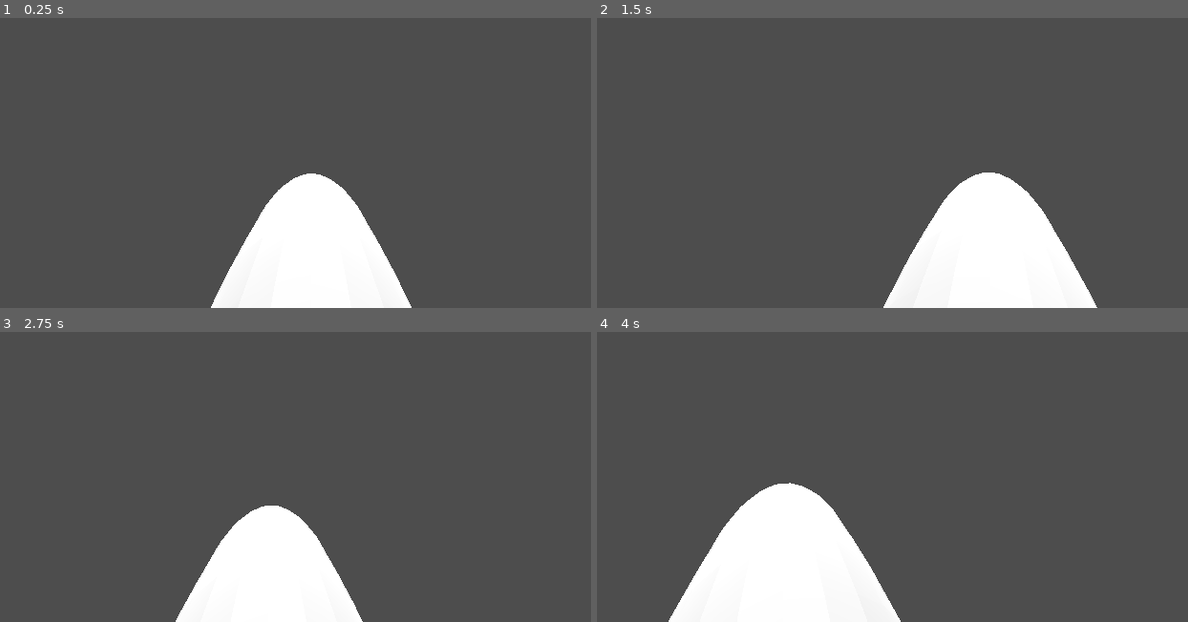
Above: before the commit, frames 1-4 (two rows, left to right).
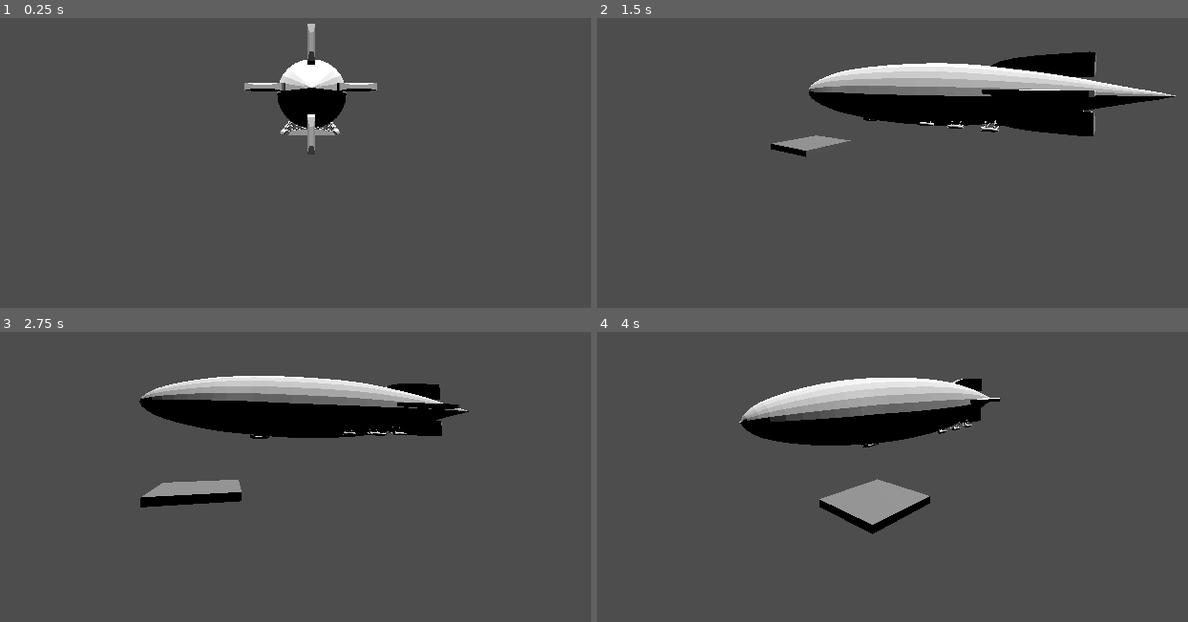
Above: after the commit, the same moments.

Repository: Manenderrr/airship-gamejam-thing
Game: Godot game, scene res://main.tscn
Same seed, same stepped clock (60 frames per second), same inputs: the game is played once before the commit and once after it.
Inputs (mouse positions are in pixels of both pictures, inside the frame that each line leads up to):
- Up to frame 1 (0.25 s): no input
- Up to frame 2 (1.5 s): tap Enter at 0.5 s; move the mouse to (951, 93) at 0.52 s; press the mouse at (951, 93) at 0.53 s; hold W (airship_forward) from 0.53 s (still down); move the mouse to (868, 96) at 1.27 s; release the mouse at (868, 96) at 1.28 s; tap X (landing) at 1.35 s
- Up to frame 3 (2.75 s): keep holding W (airship_forward); move the mouse to (330, 401) at 2.02 s; hold Z (takeoff) from 2.03 s (still down)
- Up to frame 4 (4 s): keep holding W (airship_forward); move the mouse to (898, 416) at 2.77 s; release Z (takeoff) at 2.78 s; click (898, 416) at 2.85 s; move the mouse to (963, 413) at 3.52 s; hold X (landing) from 3.53 s (still down)

The runs differ from the first frame. In frame 1, 13% of the frame differs, in the area x 35-70%, y 1-100%; in frame 2, 22%, in the area x 29-98%, y 11-100%; in frame 3, 18%; in frame 4, 21%.

Commit message:
Orbital camera

Diff:
--- a/main.tscn
+++ b/main.tscn
@@ -1,8 +1,8 @@
 [gd_scene format=3 uid="uid://cqow47bch5ocs"]
 
 [ext_resource type="Script" uid="uid://we8ypjg2lq2q" path="res://airship.gd" id="1_0xm2m"]
+[ext_resource type="Script" uid="uid://djntvai6h802l" path="res://orbit_camera.gd" id="1_h2yge"]
 [ext_resource type="PackedScene" uid="uid://bi1rbqrej4qu" path="res://AirShip_Original.fbx" id="2_h2yge"]
-[ext_resource type="Script" uid="uid://tfcow8rj7qi4" path="res://camera_movement.gd" id="3_h2yge"]
 
 [sub_resource type="CapsuleShape3D" id="CapsuleShape3D_ig7tw"]
 radius = 5.0
@@ -32,9 +32,12 @@
 transform = Transform3D(-4.3710084e-08, -1, 0, 0.9999702, -4.371139e-08, 0, 0, 0, 0.9999702, 0, 0, 0)
 shape = SubResource("CapsuleShape3D_ig7tw")
 
-[node name="Camera3D" type="Camera3D" parent="Airship" unique_id=1200810796]
-transform = Transform3D(2.9802326e-08, 0, -1.0000001, 0, 1.0000002, 0, 1.0000001, 0, 2.9802326e-08, -8.495451, 9.983683, 0.022933962)
-script = ExtResource("3_h2yge")
+[node name="Node3D" type="Node3D" parent="Airship" unique_id=1016149159]
+transform = Transform3D(-4.371139e-08, 0, 1, 0, 1, 0, -1, 0, -4.371139e-08, 0, 0, 0)
+script = ExtResource("1_h2yge")
+
+[node name="Camera3D" type="Camera3D" parent="Airship/Node3D" unique_id=1200810796]
+transform = Transform3D(-1, 8.742277e-08, 0, 8.742278e-08, 0.99999994, 8.742277e-08, 7.642742e-15, 8.742277e-08, -0.99999994, 0, 0, -40)
 
 [node name="DirectionalLight3D" type="DirectionalLight3D" parent="." unique_id=189007976]
 transform = Transform3D(0.9989103, -0.04508392, -0.012065864, 0, -0.25853243, 0.9660026, -0.0466706, -0.96494997, -0.2582507, 0, 0, 0)
--- /dev/null
+++ b/orbit_camera.gd
@@ -0,0 +1,25 @@
+extends Node3D
+
+@export var sensivity: float = 0.01
+
+var rotation_x: float = 0.0
+var rotation_y: float = 0.0
+
+const HALF_PI = PI / 2
+
+func _input(event: InputEvent) -> void:
+	if event is InputEventMouseMotion:
+		var mouse_delta = event.screen_relative * sensivity
+		rotation_x += mouse_delta.x
+		rotation_y = clampf(rotation_y - mouse_delta.y, -HALF_PI, HALF_PI)
+		print(rotation_y)
+
+		basis = Basis.IDENTITY
+		rotate_object_local(Vector3.UP, -rotation_x)
+		rotate_object_local(Vector3.LEFT, rotation_y)
+
+	if event is InputEventMouseButton:
+		Input.mouse_mode = Input.MOUSE_MODE_CAPTURED
+	if event is InputEventKey:
+		if event.is_action_pressed("ui_cancel"):
+			Input.mouse_mode = Input.MOUSE_MODE_VISIBLE
Not shown, added: orbit_camera.gd.uid
